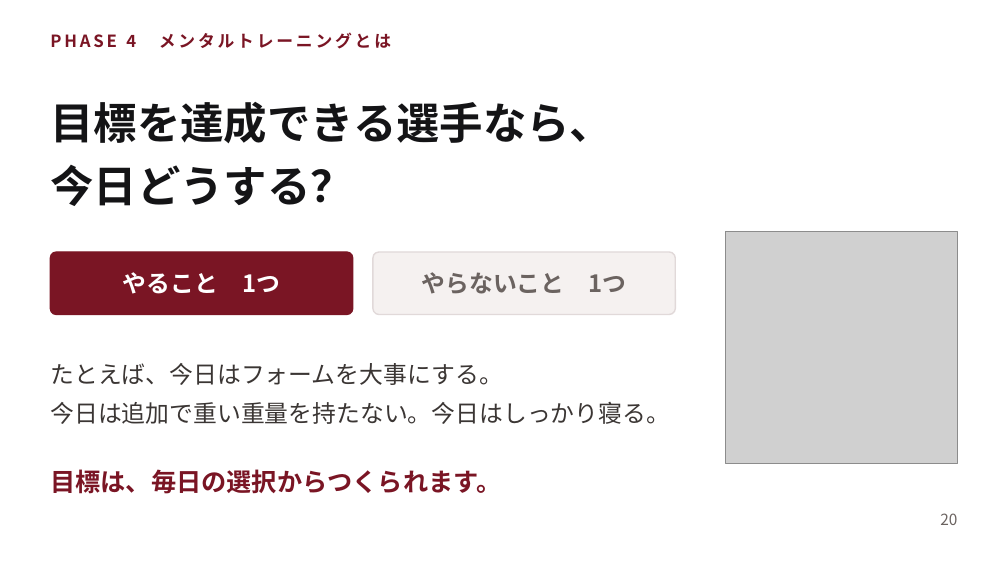
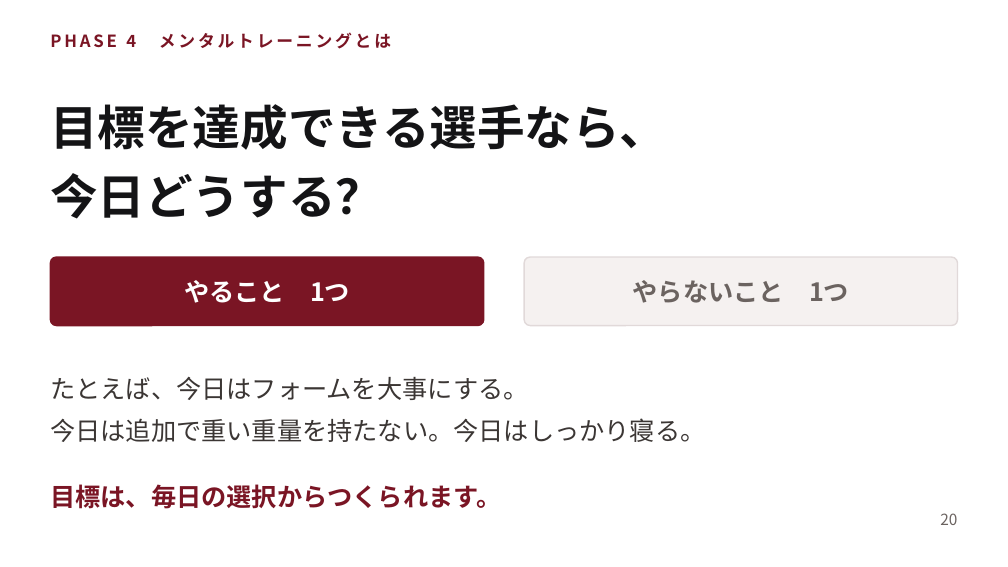
Before and after one commit to shiori0823/shiorin-trainer, a slide deck: slide 20 of deck/consultation-deck.pptx. Drawn at 1008x567 pixels with LibreOffice and Linux fonts; fonts in the diff are those of the drawing; grey boxes stand for pictures. Boxes give left, top, right and bottom in pixels: in the first picture for what was removed or moved away, otherwise in the second. Text is boxed around its words. In the diff, an @@ line names an element or a change of style, - is before the commit and + after.

```diff
--- a/deck/consultation-deck.pptx
+++ b/deck/consultation-deck.pptx
@@ text "目標を達成できる選手なら、" at [50, 104, 667, 219]: size 31 to 34 pt; line spacing 45pt to 49.3pt @@
@@ picture removed at [726, 232, 958, 464] @@
@@ text "やること 1つ" at [184, 280, 350, 303]: size 17 to 18 pt @@
@@ rounded rectangle: place and size @@
-rounded rectangle at [50, 252, 353, 314]
+rounded rectangle at [50, 257, 484, 326]
@@ rounded rectangle at [50, 257, 484, 326]: proportions changed @@
@@ text "やらないこと 1つ" at [633, 280, 849, 303]: size 17 to 18 pt @@
@@ text "やらないこと 1つ": place and size @@
-text "やらないこと 1つ" at [422, 272, 627, 294]
+text "やらないこと 1つ" at [633, 280, 849, 303]
@@ rounded rectangle at [524, 257, 958, 326]: proportions changed @@
@@ rounded rectangle: place and size @@
-rounded rectangle at [373, 252, 675, 314]
+rounded rectangle at [524, 257, 958, 326]
@@ text "たとえば、今日はフォームを大事にする。": place and size @@
-text "たとえば、今日はフォームを大事にする。" at [50, 363, 670, 424]
+text "たとえば、今日はフォームを大事にする。" at [50, 377, 705, 442]
@@ text "たとえば、今日はフォームを大事にする。" at [50, 377, 705, 442]: size 17 to 18 pt; line spacing 28pt to 30pt @@
@@ text "目標は、毎日の選択からつくられます。": place and size @@
-text "目標は、毎日の選択からつくられます。" at [50, 469, 501, 494]
+text "目標は、毎日の選択からつくられます。" at [50, 484, 501, 509]
```
Also in this commit, not shown: 22 other slides changed, 4 other files.
